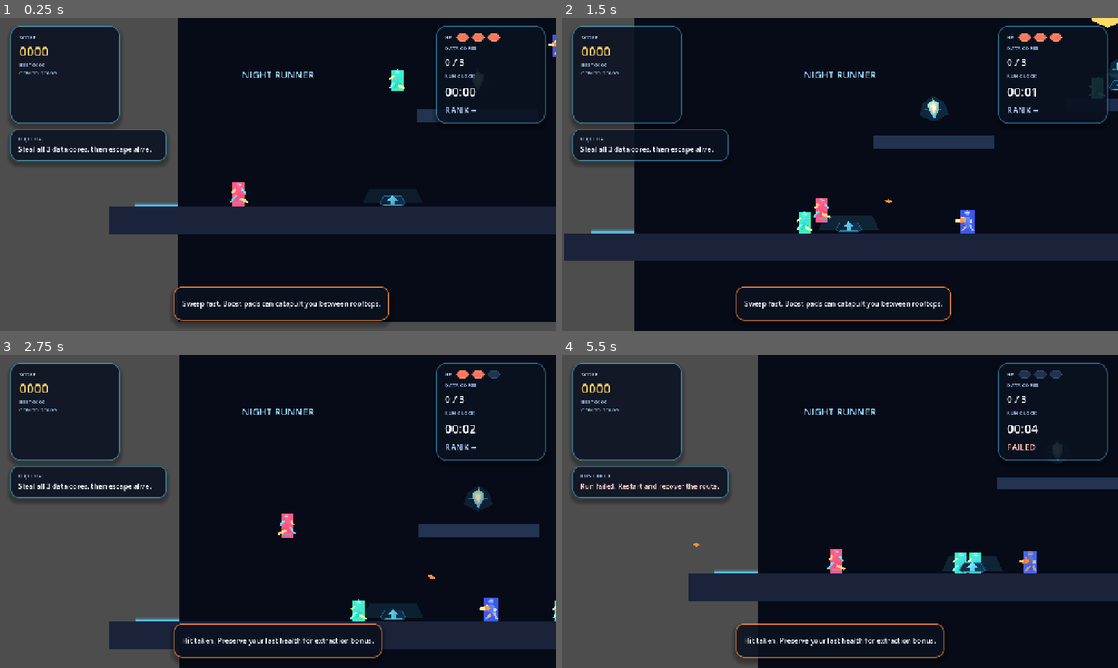
Above: before the commit, frames 1-4 (two rows, left to right).
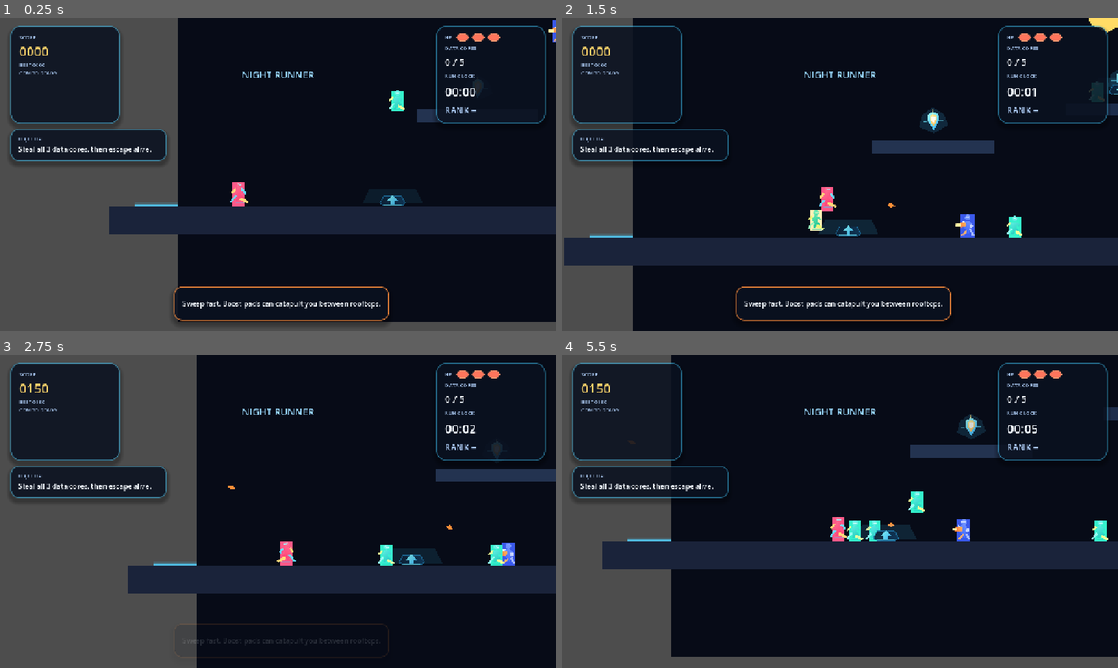
Above: after the commit, the same moments.

Repository: 2456018331lby-dev/night-runner
Game: Godot game, scene res://scenes/app/main.tscn
The game is run twice, just before and just after one commit, with the same random seed, the same clock (stepped at 60 frames per second) and the same inputs.
Inputs:
- Up to frame 1 (0.25 s): no input
- Up to frame 2 (1.5 s): hold D (move_right) from 0.53 s (still down); tap J (attack) at 0.6, 1.35 s; tap Space (jump) at 0.77 s
- Up to frame 3 (2.75 s): tap Space (jump) at 1.52 s; release D (move_right) at 2.03 s; hold A (move_left) from 2.03 s (still down); tap K (dash) at 2.1 s; tap J (attack) at 2.3 s
- Up to frame 4 (5.5 s): release A (move_left) at 2.78 s; hold D (move_right) 2.78-4.28 s; tap J (attack) at 2.85, 3.6, 4.55, 5.1 s; tap Space (jump) at 3.02, 3.77, 4.52 s; hold A (move_left) 4.28-5.03 s; tap K (dash) at 4.35 s; hold D (move_right) from 5.03 s (still down)

The runs differ from the first frame. In frame 1, 0.4% of the frame differs, in the area x 70-100%, y 0-30%; in frame 2, 5.6%; in frame 3, 19%; in frame 4, 33%, in the area x 3-100%, y 0-100%.

Commit message:
Fix unreliable attacks and make extraction route actually playable
Broaden melee hit detection, make extraction react correctly when the player is already inside the zone, lower the most punishing objective placements, and extend the route with more platforms, cores, enemies, and a deeper finish segment.

Constraint: The prototype was failing a basic trust test because players could interpret hard placements and narrow checks as broken mechanics
Rejected: Leave mechanics unchanged and only add more content | would compound frustration instead of fixing the core interaction failures
Rejected: Auto-complete extraction regardless of route state | removes the intended risk-reward decision at the end of the run
Confidence: high
Scope-risk: moderate
Reversibility: clean
Directive: Whenever traversal or combat is retuned, prioritize reliable player reads over strict simulation precision in this prototype stage
Tested: Godot import pass, headless project load, Web export regeneration
Not-tested: Manual full-run balance tuning across keyboard and touch

Diff:
--- a/scenes/game/extraction_gate.tscn
+++ b/scenes/game/extraction_gate.tscn
@@ -4,7 +4,7 @@
 [ext_resource type="Texture2D" path="res://assets/art/extraction_beacon.svg" id="2_46xkg"]
 
 [sub_resource type="RectangleShape2D" id="RectangleShape2D_gate"]
-size = Vector2(86, 142)
+size = Vector2(120, 164)
 
 [node name="ExtractionGate" type="Area2D"]
 script = ExtResource("1_76x3o")
--- a/scenes/game/world.tscn
+++ b/scenes/game/world.tscn
@@ -19,6 +19,9 @@
 
 [sub_resource type="RectangleShape2D" id="RectangleShape2D_roof_d"]
 size = Vector2(220, 30)
+
+[sub_resource type="RectangleShape2D" id="RectangleShape2D_roof_e"]
+size = Vector2(240, 30)
 
 [node name="World" type="Node2D"]
 script = ExtResource("1_u5v1w")
@@ -95,6 +98,18 @@
 polygon = PackedVector2Array(-110, -15, 110, -15, 110, 15, -110, 15)
 color = Color(0.12549, 0.188235, 0.313726, 1)
 
+[node name="RoofE" type="StaticBody2D" parent="."]
+collision_layer = 4
+collision_mask = 0
+position = Vector2(2050, 190)
+
+[node name="CollisionShape2D" type="CollisionShape2D" parent="RoofE"]
+shape = SubResource("RectangleShape2D_roof_e")
+
+[node name="Visual" type="Polygon2D" parent="RoofE"]
+polygon = PackedVector2Array(-120, -15, 120, -15, 120, 15, -120, 15)
+color = Color(0.133333, 0.196078, 0.32549, 1)
+
 [node name="Player" parent="." instance=ExtResource("2_u0c0k")]
 position = Vector2(140, 590)
 
@@ -108,7 +123,7 @@
 visible = false
 
 [node name="ExtractionGate" parent="." instance=ExtResource("6_f4q3m")]
-position = Vector2(1858, 104)
+position = Vector2(2124, 128)
 
 [node name="HUD" parent="." instance=ExtResource("3_ug8e7")]
 
--- a/scripts/actors/player.gd
+++ b/scripts/actors/player.gd
@@ -10,9 +10,10 @@
 const DASH_SPEED := 760.0
 const DASH_TIME := 0.18
 const DASH_COOLDOWN := 0.6
-const ATTACK_RANGE_X := 110.0
-const ATTACK_RANGE_Y := 56.0
+const ATTACK_RANGE_X := 156.0
+const ATTACK_RANGE_Y := 84.0
 const ATTACK_FORCE := 540.0
+const ATTACK_COOLDOWN := 0.18
 
 @onready var body_visual: Polygon2D = $Body
 @onready var art_sprite: Sprite2D = $Art
@@ -27,6 +28,7 @@
 var camera_shake_timer: float = 0.0
 var camera_shake_strength: float = 0.0
 var boost_flash_timer: float = 0.0
+var attack_timer: float = 0.0
 
 
 func _ready() -> void:
@@ -50,6 +52,8 @@
 		dash_timer -= delta
 	if dash_cooldown_timer > 0.0:
 		dash_cooldown_timer -= delta
+	if attack_timer > 0.0:
+		attack_timer -= delta
 	if invulnerable_timer > 0.0:
 		invulnerable_timer -= delta
 	if action_pop_timer > 0.0:
@@ -101,17 +105,20 @@
 
 
 func _try_attack() -> void:
+	if attack_timer > 0.0:
+		return
+	attack_timer = ATTACK_COOLDOWN
 	var hit_any := false
 	for enemy: Node in get_tree().get_nodes_in_group("enemy"):
 		if not enemy.has_method("receive_hit"):
 			continue
 		var delta_pos: Vector2 = enemy.global_position - global_position
-		if signf(delta_pos.x) == facing and absf(delta_pos.x) <= ATTACK_RANGE_X and absf(delta_pos.y) <= ATTACK_RANGE_Y:
+		var forward_distance := delta_pos.x * facing
+		if forward_distance >= -20.0 and forward_distance <= ATTACK_RANGE_X and absf(delta_pos.y) <= ATTACK_RANGE_Y:
 			enemy.receive_hit(Vector2(facing * ATTACK_FORCE, -240.0))
 			hit_any = true
 	action_pop_timer = 0.08
-	if hit_any:
-		_trigger_camera_shake(5.5, 0.12)
+	_trigger_camera_shake(3.0 if not hit_any else 5.5, 0.12)
 
 
 func _apply_gravity(delta: float) -> void:
--- a/scripts/game/extraction_gate.gd
+++ b/scripts/game/extraction_gate.gd
@@ -32,6 +32,11 @@
 func set_unlocked(value: bool) -> void:
 	unlocked = value
 	_apply_visual_state()
+	if unlocked:
+		for body in get_overlapping_bodies():
+			if body.is_in_group("player"):
+				extraction_entered.emit()
+				break
 
 
 func _apply_visual_state() -> void:
--- a/scripts/game/world.gd
+++ b/scripts/game/world.gd
@@ -16,29 +16,39 @@
 var encounter_layout: Array[Dictionary] = [
 	{
 		"scene": RUNNER_SCENE,
-		"position": Vector2(540, 300),
+		"position": Vector2(540, 348),
 	},
 	{
 		"scene": SUPPRESSOR_SCENE,
-		"position": Vector2(900, 220),
-	},
-	{
-		"scene": RUNNER_SCENE,
-		"position": Vector2(1290, 120),
+		"position": Vector2(900, 188),
+	},
+	{
+		"scene": RUNNER_SCENE,
+		"position": Vector2(1290, 208),
 	},
 	{
 		"scene": SUPPRESSOR_SCENE,
-		"position": Vector2(1700, 20),
-	},
-	{
-		"scene": RUNNER_SCENE,
-		"position": Vector2(1810, 44),
+		"position": Vector2(1700, 78),
+	},
+	{
+		"scene": RUNNER_SCENE,
+		"position": Vector2(1810, 40),
+	},
+	{
+		"scene": RUNNER_SCENE,
+		"position": Vector2(1100, 612),
+	},
+	{
+		"scene": SUPPRESSOR_SCENE,
+		"position": Vector2(2050, 110),
 	},
 ]
 var data_core_positions: Array[Vector2] = [
-	Vector2(690, 350),
-	Vector2(1124, 262),
-	Vector2(1760, 70),
+	Vector2(690, 366),
+	Vector2(1124, 278),
+	Vector2(1500, 178),
+	Vector2(1760, 92),
+	Vector2(2050, 122),
 ]
 var boost_pad_layout: Array[Dictionary] = [
 	{
@@ -52,6 +62,10 @@
 	{
 		"position": Vector2(1716, 112),
 		"boost_velocity": Vector2(300.0, -390.0),
+	},
+	{
+		"position": Vector2(1934, 142),
+		"boost_velocity": Vector2(280.0, -360.0),
 	},
 ]
 var reinforcements_spawned: bool = false
@@ -127,6 +141,7 @@
 	_spawn_enemy(RUNNER_SCENE, Vector2(808, 372))
 	_spawn_enemy(SUPPRESSOR_SCENE, Vector2(1498, 190))
 	_spawn_enemy(RUNNER_SCENE, Vector2(1850, 74))
+	_spawn_enemy(SUPPRESSOR_SCENE, Vector2(2120, 120))
 
 
 func _on_enemy_defeated(points: int) -> void:
Not shown: 1 places in scenes/game/world.tscn that only renumber resources
Not shown, changed: MAINTENANCE.md
Not shown, changed: docs/index.html
Not shown, changed: docs/index.pck
Not shown, changed: docs/progress.md
